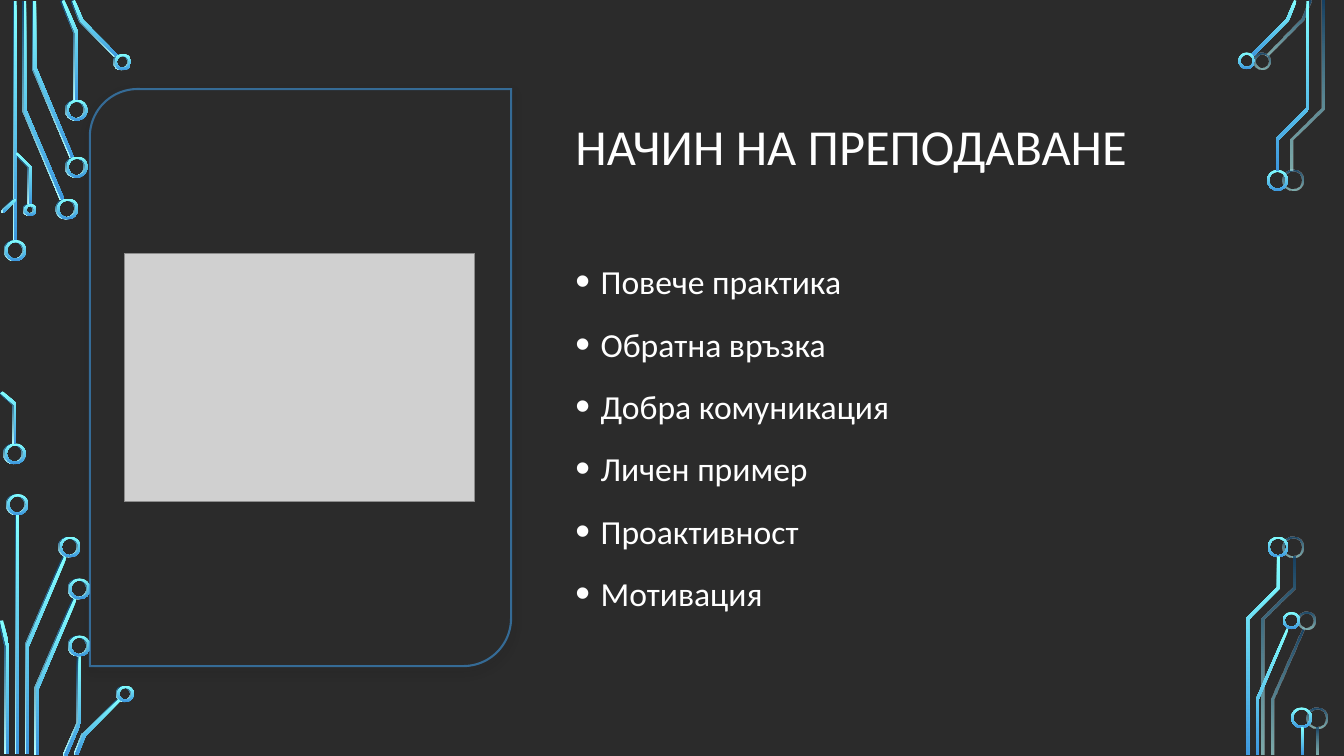
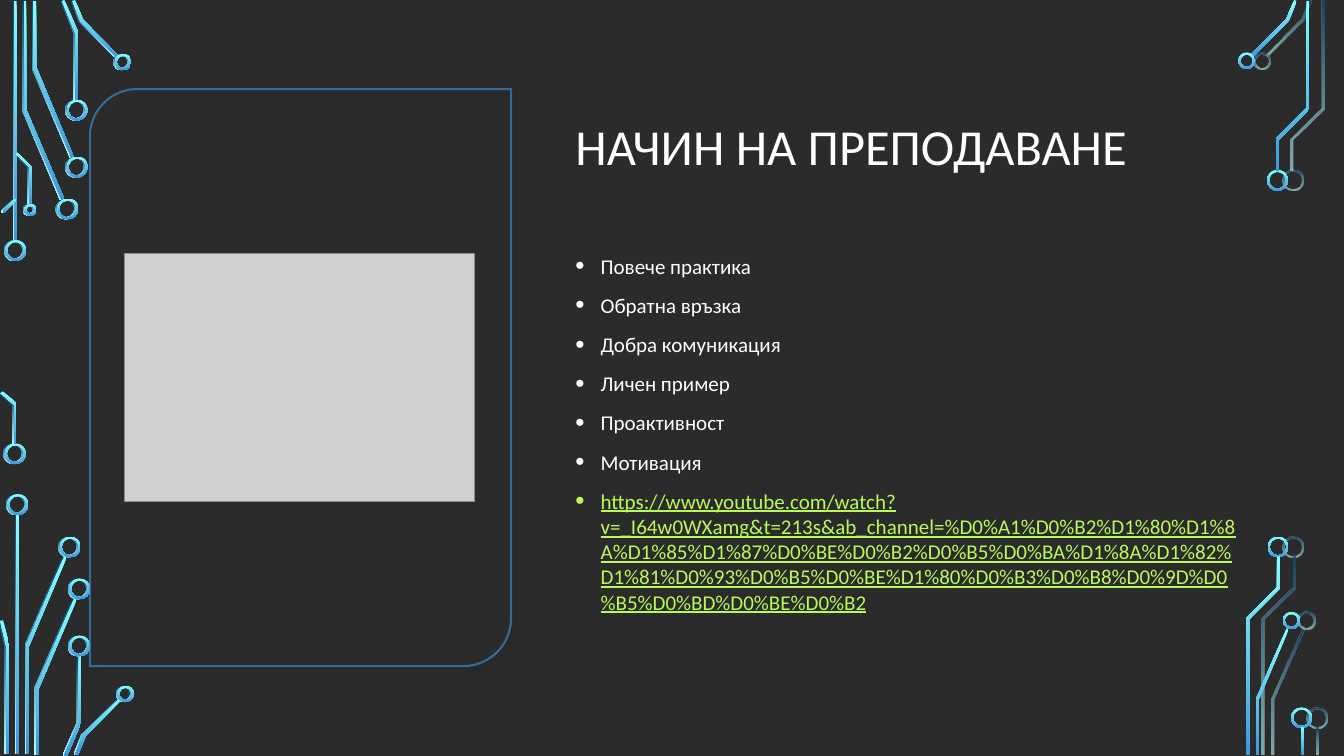
Before and after one commit to NaskoIT/SDA_2022-2023, a slide deck: slide 4 of 01_AlgorithmsComplexity/Nasko/01_Сложност на алгоритми.pptx. Drawn at 1344x756 pixels with LibreOffice and Linux fonts; fonts in the diff are those of the drawing; grey boxes stand for pictures; background and template pictures are left out; a plain dark background stands for a picture behind light text. Boxes give left, top, right and bottom in pixels: in the first picture for what was removed or moved away, otherwise in the second. Text is boxed around its words. In the diff, an @@ line names an element or a change of style, - is before the commit and + after.

```diff
--- a/01_AlgorithmsComplexity/Nasko/01_Сложност на алгоритми.pptx
+++ b/01_AlgorithmsComplexity/Nasko/01_Сложност на алгоритми.pptx
@@ text at bbox=[601, 260, 781, 474]: size 24 to 15 pt in "Повече практика", "Обратна връзка", "Добра комуникация", "Личен пример" and 2 more places; line spacing 1.2 to 1 @@
@@ text at bbox=[601, 494, 1236, 613]: paragraph added @@
+• https://www.youtube.com/watch?v=_I64w0WXamg&t=213s&ab_channel=%D0%A1%D0%B2%D1%80%D1%8A%D1%85%D1%87%D0%BE%D0%B2%D0%B5%D0%BA%D1%8A%D1%82%D1%81%D0%93%D0%B5%D0%BE%D1%80%D0%B3%D0%B8%D0%9D%D0%B5%D0%BD%D0%BE%D0%B2
```
Also in this commit, not shown: 1 other slide changed.
